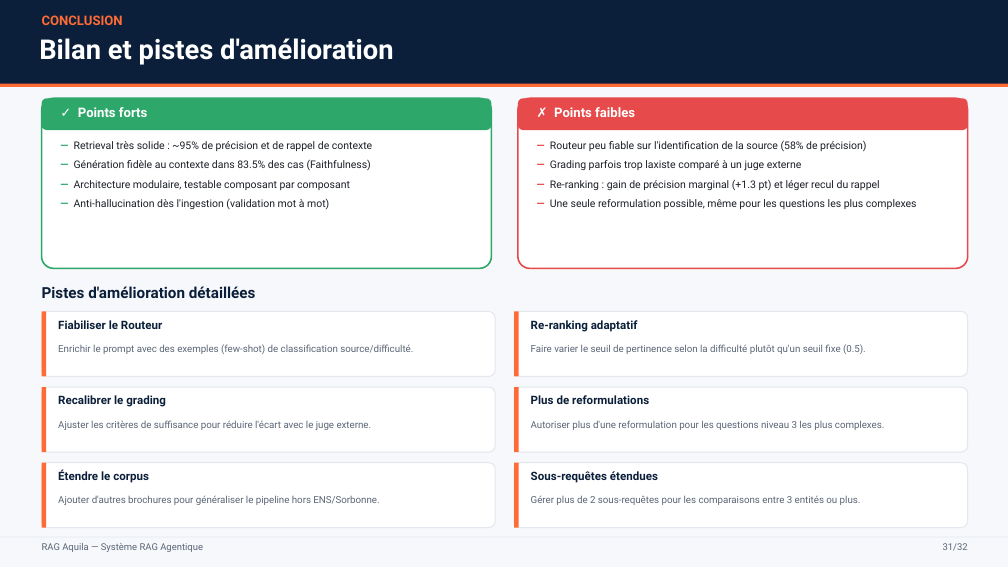
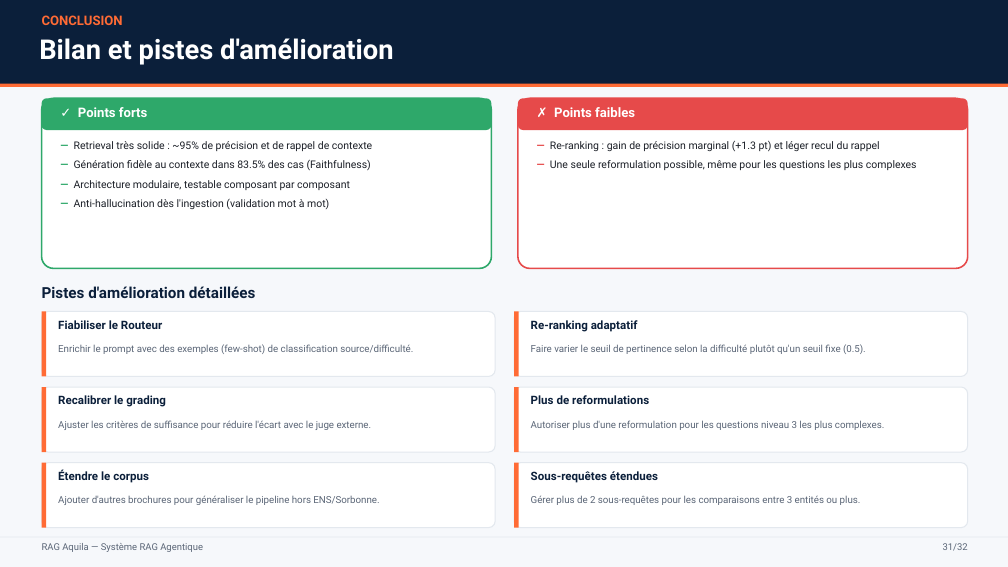
Before and after one commit to paulhenriduranton-collab/RAG_Aquila, a slide deck: slide 31 of Presentation_RAG_Aquila.pptx. Drawn at 1008x567 pixels with LibreOffice and Linux fonts; fonts in the diff are those of the drawing. Boxes give left, top, right and bottom in pixels: in the first picture for what was removed or moved away, otherwise in the second. Text is boxed around its words. In the diff, an @@ line names an element or a change of style, - is before the commit and + after.

```diff
--- a/Presentation_RAG_Aquila.pptx
+++ b/Presentation_RAG_Aquila.pptx
@@ text at (550, 141, 866, 170): paragraphs removed @@
-— Routeur peu fiable sur l'identification de la source (58% de précision)
-— Grading parfois trop laxiste comparé à un juge externe
```
Also in this commit, not shown: 2 other slides changed, 2 other files.
